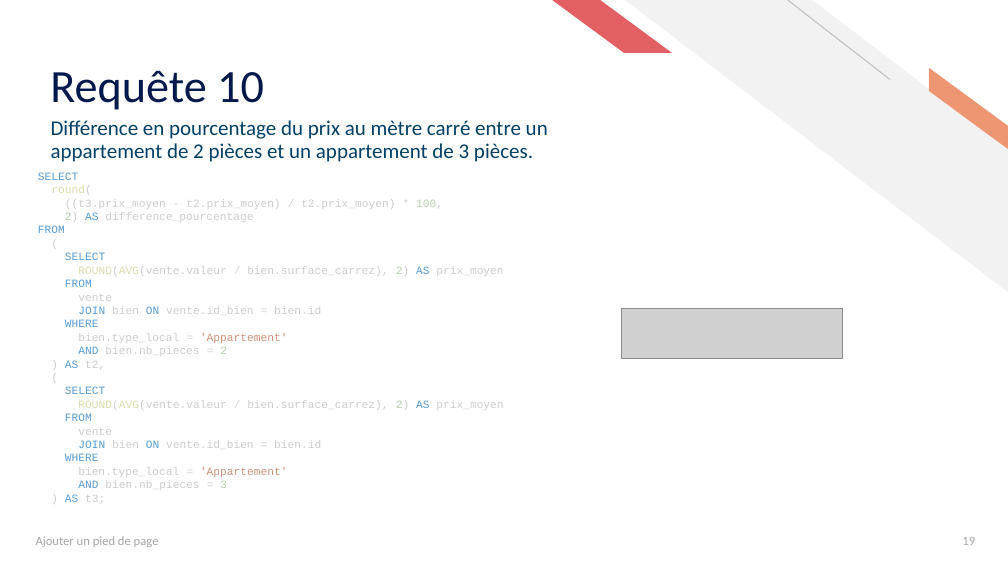
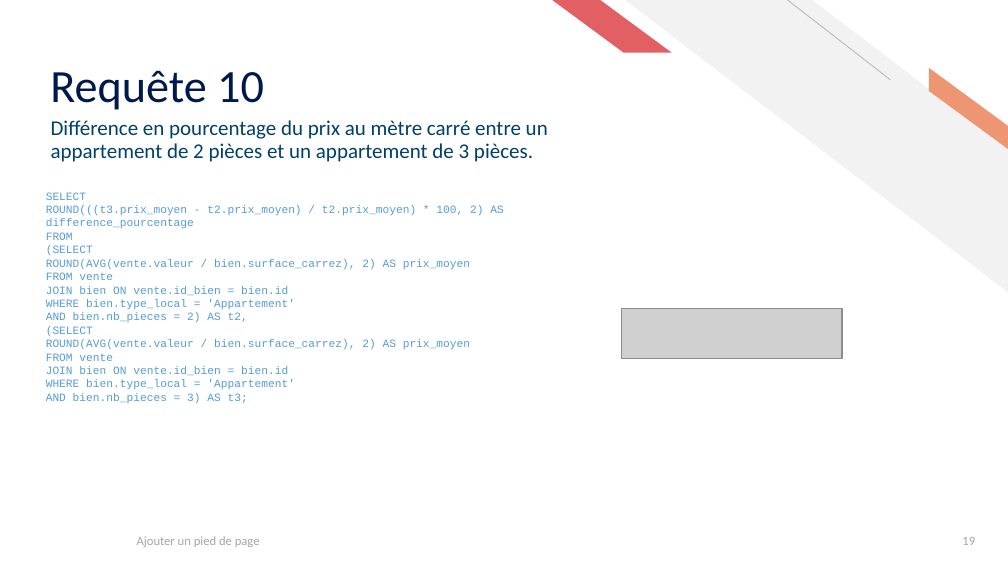
Before and after one commit to ziedbelhocine/Cours-OC, a slide deck: slide 19 of Data_Analyst/Projet_5/Présentation_P5+DA.pptx. Drawn at 1008x567 pixels with LibreOffice and Linux fonts; fonts in the diff are those of the drawing; grey boxes stand for pictures. Boxes give left, top, right and bottom in pixels: in the first picture for what was removed or moved away, otherwise in the second. Text is boxed around its words. In the diff, an @@ line names an element or a change of style, - is before the commit and + after.

```diff
--- a/Data_Analyst/Projet_5/Présentation_P5+DA.pptx
+++ b/Data_Analyst/Projet_5/Présentation_P5+DA.pptx
@@ text "SELECT": place and size @@
-text "SELECT" at [38, 172, 503, 503]
+text "SELECT" at [46, 192, 503, 404]
@@ text at [46, 205, 503, 229]: text changed; text colour #CCCCCC to #569CD6 @@
-round(
-((t3.prix_moyen - t2.prix_moyen) / t2.prix_moyen) * 100,
-2) AS difference_pourcentage
+ROUND(((t3.prix_moyen - t2.prix_moyen) / t2.prix_moyen) * 100, 2) AS difference_pourcentage
@@ text at [46, 245, 93, 255]: text changed @@
-(
-SELECT
+(SELECT
@@ text at [46, 259, 470, 375]: text colour #DCDCAA to #569CD6 in "ROUND(AVG(vente.valeur", "ROUND(AVG(vente.valeur"; text colour #CCCCCC to #569CD6 in "ROUND(AVG(vente.valeur bien.surface_carrez), 2) prix_moyen", "bien vente.id_bien bien.id", "ROUND(AVG(vente.valeur bien.surface_carrez), 2) prix_moyen", "bien vente.id_bien bien.id"; text colour #D4D4D4 to #569CD6 in "/", "=", "/", "="; text colour #B5CEA8 to #569CD6 in "2)", "2)" @@
@@ text at [46, 272, 113, 280]: text changed; text colour #CCCCCC to #569CD6 @@
-FROM
-vente
+FROM vente
@@ text at [46, 299, 295, 336]: text changed; text colour #CCCCCC to #569CD6 @@
-WHERE
-bien.type_local = 'Appartement'
-AND bien.nb_pieces = 2
-) AS t2,
-(
-SELECT
+WHERE bien.type_local = 'Appartement'
+AND bien.nb_pieces = 2) AS t2,
+(SELECT
@@ text at [46, 353, 113, 361]: text changed; text colour #CCCCCC to #569CD6 @@
-FROM
-vente
+FROM vente
@@ text at [46, 380, 295, 404]: text changed; text colour #CCCCCC to #569CD6 @@
-WHERE
-bien.type_local = 'Appartement'
-AND bien.nb_pieces = 3
-) AS t3;
+WHERE bien.type_local = 'Appartement'
+AND bien.nb_pieces = 3) AS t3;
@@ text "Ajouter un pied de page" at [137, 536, 260, 547]: alignment left to centre @@
```
Also in this commit, not shown: 18 other slides changed, 5 other files.
